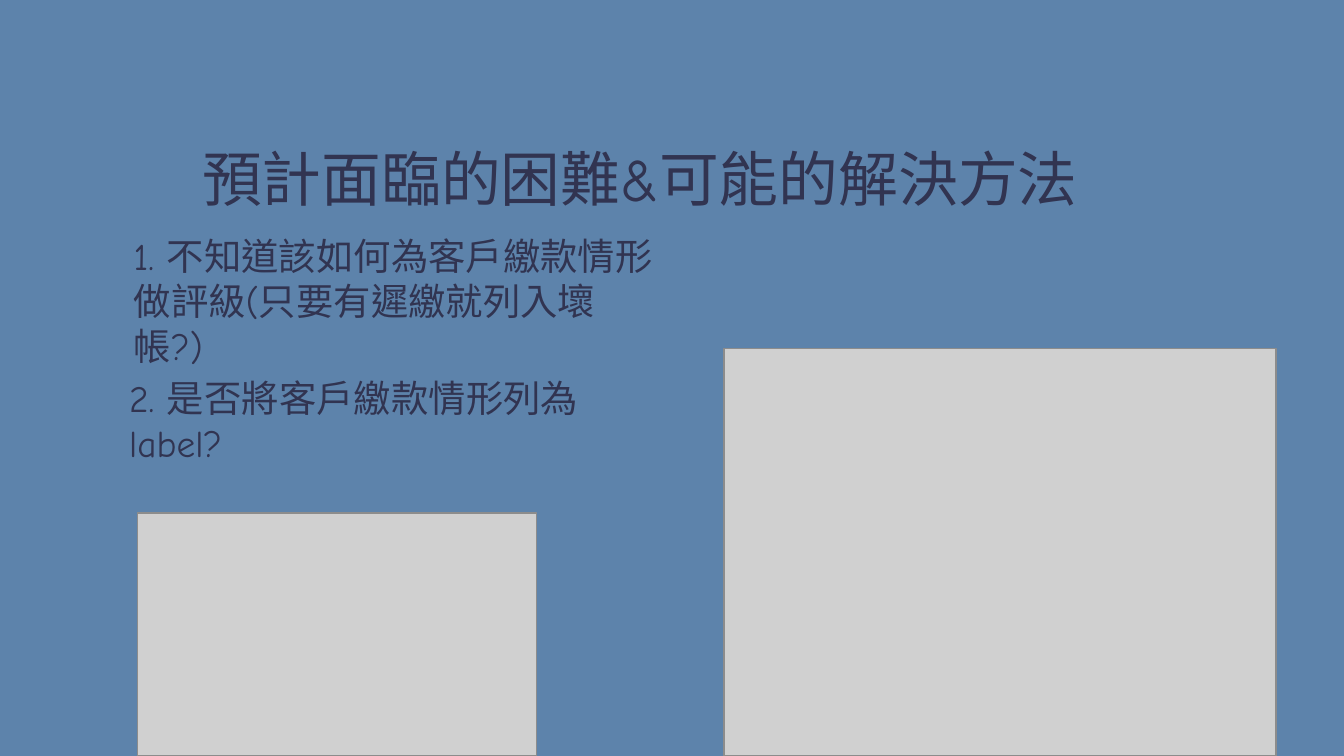
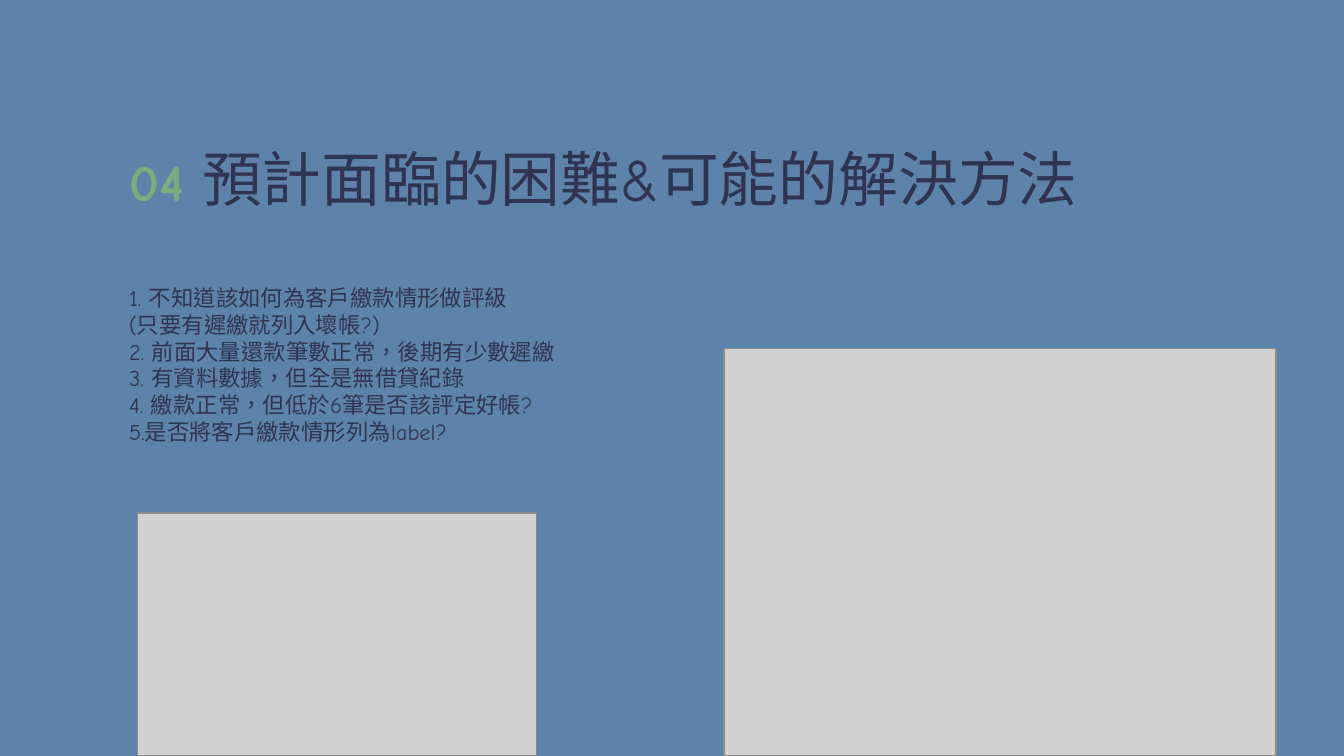
Before and after one commit to WangHungHsun/BDSE31TeamSix, a slide deck: slide 6 of BDSE31第六組期末專題提案報告.pptx. Drawn at 1344x756 pixels with LibreOffice and Linux fonts; fonts in the diff are those of the drawing; grey boxes stand for pictures; background and template pictures are left out. Boxes give left, top, right and bottom in pixels: in the first picture for what was removed or moved away, otherwise in the second. Text is boxed around its words. In the diff, an @@ line names an element or a change of style, - is before the commit and + after.

```diff
--- a/BDSE31第六組期末專題提案報告.pptx
+++ b/BDSE31第六組期末專題提案報告.pptx
@@ text "04 預計面臨的困難&可能的解決方法" at [202, 151, 1077, 206]: text colour #5D83AB to #7EAC7C in "04" @@
@@ title at [129, 287, 555, 442]: text changed; size 20 to 12 pt @@
-1. 不知道該如何為客戶繳款情形做評級(只要有遲繳就列入壞帳?)
+1. 不知道該如何為客戶繳款情形做評級
+(只要有遲繳就列入壞帳?)
+2. 前面大量還款筆數正常，後期有少數遲繳
+3. 有資料數據，但全是無借貸紀錄
+4. 繳款正常，但低於6筆是否該評定好帳?
+5.是否將客戶繳款情形列為label?
@@ text removed at [129, 380, 578, 457] @@
-2. 是否將客戶繳款情形列為label?
```
Also in this commit, not shown: 3 other slides changed.
